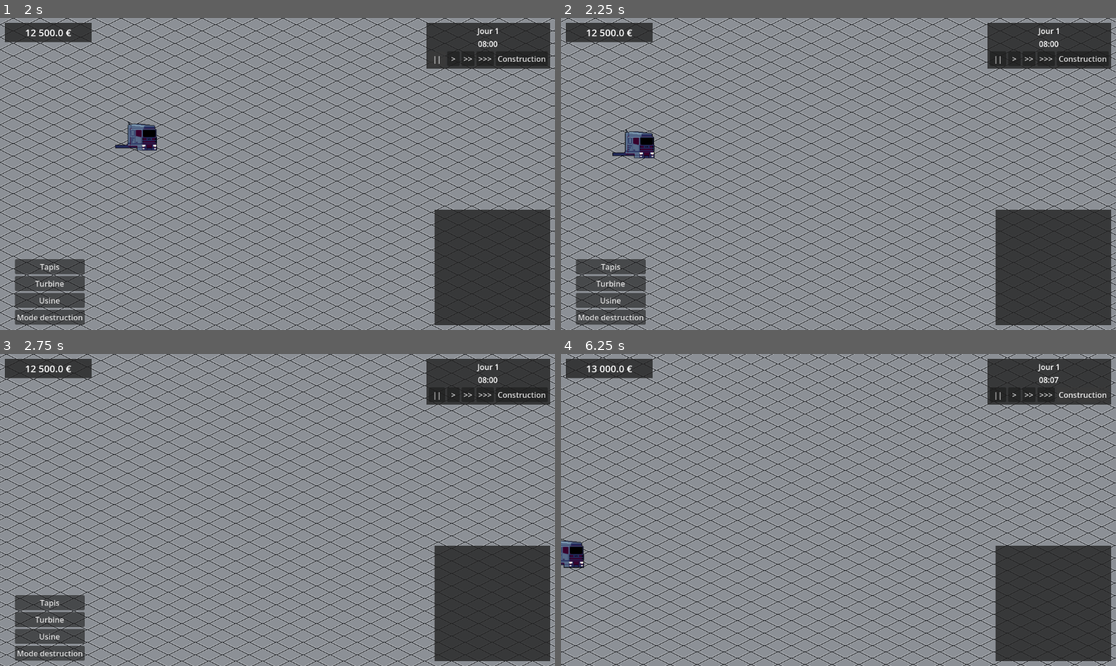
Above: before the commit, frames 1-4 (two rows, left to right).
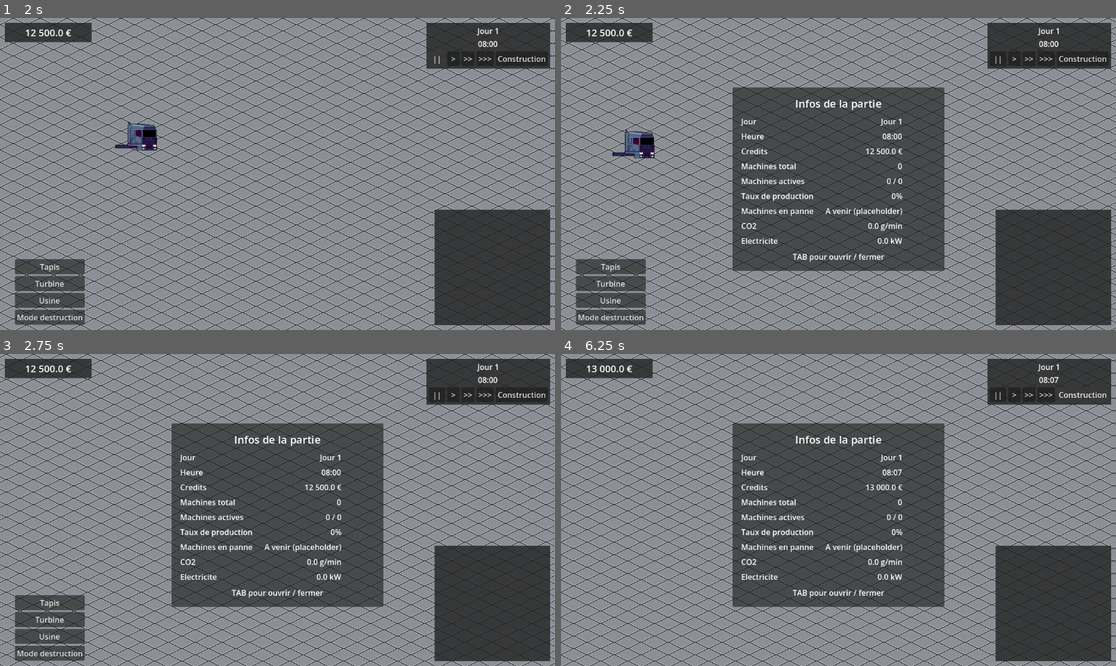
Above: after the commit, the same moments.

Repository: AApoLLoo/Projet
Game: Godot game, scene res://scene/main_menu.tscn
The game is run twice, just before and just after one commit, with the same random seed, the same clock (stepped at 60 frames per second) and the same inputs.
Inputs (mouse positions are in pixels of both pictures, inside the frame that each line leads up to):
- Up to frame 1 (2 s): click "[START NEW GAME]" at 0.5 s; click "||" at 1.25 s
- Up to frame 2 (2.25 s): tap Enter at 2 s; move the mouse to (960, 158) at 2.02 s; hold D from 2.03 s (still down); tap Tab (hud_toggle_session_overview, bound only after the comm… at 2.1 s; click (960, 158) at 2.17 s
- Up to frame 3 (2.75 s): keep holding D
- Up to frame 4 (6.25 s): release D at 2.75 s; drag from (727, 525) to (810, 572) at 2.77 s; click ">" at 3.5 s; click ">>" at 4.25 s; click ">>>" at 5 s; click "Construction" at 5.75 s

Frame 1 is identical in both runs. In frame 2, 21% of the frame differs, in the area x 30-70%, y 22-82%; in frame 3, 21%; in frame 4, 42%, in the area x 0-100%, y 0-100%.

Commit message:
Add session overview panel and HUD toggle
Add a SessionOverviewPanel to the HUD scene with labels for day, time, credits, machines, production rate, failures, CO2 and electricity, plus a hint. Update HUD.gd to wire up onready references, create a toggle action (Tab) and input handler, and implement _toggle_session_overview and _update_session_overview to populate the UI. Add formatting helpers for money, rates and energy, ensure the input action exists at runtime, and refresh the overview on time/day/resources updates. Also hide the panel on ready by default.

Diff:
--- a/scene/hud.tscn
+++ b/scene/hud.tscn
@@ -150,6 +150,137 @@
 offset_bottom = -10.0
 grow_vertical = 0
 
+[node name="SessionOverviewPanel" type="PanelContainer" parent="."]
+unique_name_in_owner = true
+visible = false
+anchors_preset = 8
+anchor_left = 0.5
+anchor_top = 0.5
+anchor_right = 0.5
+anchor_bottom = 0.5
+offset_left = -220.0
+offset_top = -180.0
+offset_right = 220.0
+offset_bottom = 180.0
+
+[node name="MarginContainer" type="MarginContainer" parent="SessionOverviewPanel"]
+layout_mode = 2
+theme_override_constants/margin_left = 18
+theme_override_constants/margin_top = 18
+theme_override_constants/margin_right = 18
+theme_override_constants/margin_bottom = 18
+
+[node name="VBoxContainer" type="VBoxContainer" parent="SessionOverviewPanel/MarginContainer"]
+layout_mode = 2
+theme_override_constants/separation = 10
+
+[node name="TitleLabel" type="Label" parent="SessionOverviewPanel/MarginContainer/VBoxContainer"]
+layout_mode = 2
+theme_override_font_sizes/font_size = 22
+text = "Infos de la partie"
+horizontal_alignment = 1
+
+[node name="InfoGrid" type="GridContainer" parent="SessionOverviewPanel/MarginContainer/VBoxContainer"]
+layout_mode = 2
+columns = 2
+theme_override_constants/h_separation = 24
+theme_override_constants/v_separation = 8
+
+[node name="DayLabel" type="Label" parent="SessionOverviewPanel/MarginContainer/VBoxContainer/InfoGrid"]
+layout_mode = 2
+text = "Jour"
+
+[node name="OverviewDayValue" type="Label" parent="SessionOverviewPanel/MarginContainer/VBoxContainer/InfoGrid"]
+unique_name_in_owner = true
+layout_mode = 2
+text = "Jour 1"
+horizontal_alignment = 2
+
+[node name="TimeLabel" type="Label" parent="SessionOverviewPanel/MarginContainer/VBoxContainer/InfoGrid"]
+layout_mode = 2
+text = "Heure"
+
+[node name="OverviewTimeValue" type="Label" parent="SessionOverviewPanel/MarginContainer/VBoxContainer/InfoGrid"]
+unique_name_in_owner = true
+layout_mode = 2
+text = "08:00"
+horizontal_alignment = 2
+
+[node name="CreditsLabel" type="Label" parent="SessionOverviewPanel/MarginContainer/VBoxContainer/InfoGrid"]
+layout_mode = 2
+text = "Credits"
+
+[node name="OverviewCreditsValue" type="Label" parent="SessionOverviewPanel/MarginContainer/VBoxContainer/InfoGrid"]
+unique_name_in_owner = true
+layout_mode = 2
+text = "0 €"
+horizontal_alignment = 2
+
+[node name="MachinesLabel" type="Label" parent="SessionOverviewPanel/MarginContainer/VBoxContainer/InfoGrid"]
+layout_mode = 2
+text = "Machines total"
+
+[node name="OverviewMachinesValue" type="Label" parent="SessionOverviewPanel/MarginContainer/VBoxContainer/InfoGrid"]
+unique_name_in_owner = true
+layout_mode = 2
+text = "0"
+horizontal_alignment = 2
+
+[node name="ActiveMachinesLabel" type="Label" parent="SessionOverviewPanel/MarginContainer/VBoxContainer/InfoGrid"]
+layout_mode = 2
+text = "Machines actives"
+
+[node name="OverviewActiveMachinesValue" type="Label" parent="SessionOverviewPanel/MarginContainer/VBoxContainer/InfoGrid"]
+unique_name_in_owner = true
+layout_mode = 2
+text = "0 / 0"
+horizontal_alignment = 2
+
+[node name="ProductionRateLabel" type="Label" parent="SessionOverviewPanel/MarginContainer/VBoxContainer/InfoGrid"]
+layout_mode = 2
+text = "Taux de production"
+
+[node name="OverviewProductionRateValue" type="Label" parent="SessionOverviewPanel/MarginContainer/VBoxContainer/InfoGrid"]
+unique_name_in_owner = true
+layout_mode = 2
+text = "0%"
+horizontal_alignment = 2
+
+[node name="FailuresLabel" type="Label" parent="SessionOverviewPanel/MarginContainer/VBoxContainer/InfoGrid"]
+layout_mode = 2
+text = "Machines en panne"
+
+[node name="OverviewFailuresValue" type="Label" parent="SessionOverviewPanel/MarginContainer/VBoxContainer/InfoGrid"]
+unique_name_in_owner = true
+layout_mode = 2
+text = "A venir (placeholder)"
+horizontal_alignment = 2
+
+[node name="CO2Label" type="Label" parent="SessionOverviewPanel/MarginContainer/VBoxContainer/InfoGrid"]
+layout_mode = 2
+text = "CO2"
+
+[node name="OverviewCO2Value" type="Label" parent="SessionOverviewPanel/MarginContainer/VBoxContainer/InfoGrid"]
+unique_name_in_owner = true
+layout_mode = 2
+text = "0.0 g/min"
+horizontal_alignment = 2
+
+[node name="ElectricityLabel" type="Label" parent="SessionOverviewPanel/MarginContainer/VBoxContainer/InfoGrid"]
+layout_mode = 2
+text = "Electricite"
+
+[node name="OverviewElectricityValue" type="Label" parent="SessionOverviewPanel/MarginContainer/VBoxContainer/InfoGrid"]
+unique_name_in_owner = true
+layout_mode = 2
+text = "0.0 kW"
+horizontal_alignment = 2
+
+[node name="HintLabel" type="Label" parent="SessionOverviewPanel/MarginContainer/VBoxContainer"]
+layout_mode = 2
+text = "TAB pour ouvrir / fermer"
+horizontal_alignment = 1
+
 [node name="BtnBuildBelt" type="Button" parent="BuildMenuContainer" unique_id=559379114]
 unique_name_in_owner = true
 layout_mode = 2
--- a/script/HUD.gd
+++ b/script/HUD.gd
@@ -1,8 +1,21 @@
 extends CanvasLayer
+
+const ACTION_TOGGLE_SESSION_OVERVIEW: StringName = &"hud_toggle_session_overview"
 
 @onready var day_label: Label = %DayLabel
 @onready var time_label: Label = %TimeLabel
 @onready var money_label: Label = %MoneyLabel
+
+@onready var session_overview_panel: PanelContainer = %SessionOverviewPanel
+@onready var overview_day_value: Label = %OverviewDayValue
+@onready var overview_time_value: Label = %OverviewTimeValue
+@onready var overview_credits_value: Label = %OverviewCreditsValue
+@onready var overview_machines_value: Label = %OverviewMachinesValue
+@onready var overview_active_machines_value: Label = %OverviewActiveMachinesValue
+@onready var overview_production_rate_value: Label = %OverviewProductionRateValue
+@onready var overview_failures_value: Label = %OverviewFailuresValue
+@onready var overview_co2_value: Label = %OverviewCO2Value
+@onready var overview_electricity_value: Label = %OverviewElectricityValue
 
 @onready var btn_pause: Button = %BtnPause
 @onready var btn_x1: Button = %BtnX1
@@ -88,6 +101,10 @@
 var _entity_panel: PanelContainer = null
 
 func _ready() -> void:
+	_ensure_input_actions()
+	if session_overview_panel:
+		session_overview_panel.hide()
+
 	# On s'assure que le menu est caché au démarrage
 	menu_belt.hide()
 
@@ -152,6 +169,7 @@
 	var hour: int = int(TimeManager.current_time)
 	var minute: int = int((TimeManager.current_time - hour) * 60)
 	_update_time_display(hour, minute)
+	_update_session_overview()
 
 	# --- GESTION DU MENU DE CONSTRUCTION ---
 	# 1. Cliquer sur "Construction" affiche ou masque le conteneur
@@ -231,6 +249,13 @@
 			)
 		if building_manager:
 			destroy_button.set_pressed(building_manager.is_destroying)
+
+func _input(event: InputEvent) -> void:
+	if event is InputEventKey:
+		var key_event: InputEventKey = event
+		if key_event.pressed and not key_event.echo and key_event.is_action_pressed(ACTION_TOGGLE_SESSION_OVERVIEW):
+			_toggle_session_overview()
+			get_viewport().set_input_as_handled()
 
 # --- NOUVELLE FONCTION ---
 func _start_building_process(building_type: String) -> void:
@@ -261,9 +286,11 @@
 
 func _on_time_changed(hour: int, minute: int) -> void:
 	_update_time_display(hour, minute)
+	_update_session_overview()
 
 func _on_day_changed(day: int) -> void:
 	_update_day_display(day)
+	_update_session_overview()
 
 func _update_time_display(hour: int, minute: int) -> void:
 	# Formatage avec des zéros (ex: 08:05)
@@ -274,28 +301,113 @@
 
 func _on_resources_updated() -> void:
 	_update_money_display()
+	_update_session_overview()
 
 func _update_money_display() -> void:
 	if money_label and GameManager:
-		var formatted_money: String = String.num(GameManager.credits, 2)
-		if formatted_money.ends_with(".00"):
-			formatted_money = formatted_money.trim_suffix(".00")
-
-		# Ajouter des espaces pour les milliers (séparateur de milliers simple)
-		var parts: PackedStringArray = formatted_money.split(".")
-		var int_part: String = parts[0]
-		var result: String = ""
-		var count: int = 0
-		for i in range(int_part.length() - 1, -1, -1):
-			if count > 0 and count % 3 == 0:
-				result = " " + result
-			result = int_part[i] + result
-			count += 1
-
-		if parts.size() > 1:
-			result += "." + parts[1]
-
-		money_label.text = result + " €"
+		money_label.text = _format_money_value(GameManager.credits)
+
+func _toggle_session_overview() -> void:
+	if session_overview_panel == null:
+		return
+
+	if not session_overview_panel.visible:
+		_update_session_overview()
+
+	session_overview_panel.visible = not session_overview_panel.visible
+
+func _update_session_overview() -> void:
+	if session_overview_panel == null:
+		return
+
+	overview_day_value.text = "Jour %d" % TimeManager.current_day
+	var hour: int = int(TimeManager.current_time)
+	var minute: int = int((TimeManager.current_time - hour) * 60)
+	overview_time_value.text = "%02d:%02d" % [hour, minute]
+
+	if GameManager:
+		overview_credits_value.text = _format_money_value(GameManager.credits)
+		overview_co2_value.text = _format_rate_value(GameManager.co2_emissions, "g/min")
+		overview_electricity_value.text = _format_energy_value(GameManager.energy_usage)
+	else:
+		overview_credits_value.text = "N/A"
+		overview_co2_value.text = "Placeholder"
+		overview_electricity_value.text = "Placeholder"
+
+	var machine_count: int = 0
+	var active_machine_count: int = 0
+	var production_rate_total: float = 0.0
+	if EntityManager:
+		for entity_variant in EntityManager.entities.values():
+			var entity: Entity = entity_variant as Entity
+			if entity == null or not is_instance_valid(entity):
+				continue
+			machine_count += 1
+			if entity.is_active:
+				active_machine_count += 1
+			production_rate_total += entity.production_rate
+
+	overview_machines_value.text = str(machine_count)
+	overview_active_machines_value.text = "%d / %d" % [active_machine_count, machine_count]
+	if machine_count > 0:
+		overview_production_rate_value.text = "%.0f%%" % [production_rate_total / float(machine_count) * 100.0]
+	else:
+		overview_production_rate_value.text = "0%"
+	overview_failures_value.text = "A venir (placeholder)"
+
+func _format_money_value(amount: float) -> String:
+	var formatted_money: String = String.num(amount, 2)
+	if formatted_money.ends_with(".00"):
+		formatted_money = formatted_money.trim_suffix(".00")
+
+	var parts: PackedStringArray = formatted_money.split(".")
+	var int_part: String = parts[0]
+	var result: String = ""
+	var count: int = 0
+	for i in range(int_part.length() - 1, -1, -1):
+		if count > 0 and count % 3 == 0:
+			result = " " + result
+		result = int_part[i] + result
+		count += 1
+
+	if parts.size() > 1:
+		result += "." + parts[1]
+
+	return result + " €"
+
+func _format_rate_value(value: float, unit: String) -> String:
+	return "%s %s" % [String.num(value, 1), unit]
+
+func _format_energy_value(value: float) -> String:
+	if is_zero_approx(value):
+		return "0.0 kW"
+	if value < 0.0:
+		return "%s kW production" % String.num(absf(value), 1)
+	return "%s kW consommation" % String.num(value, 1)
+
+func _ensure_input_actions() -> void:
+	_ensure_action_with_keys(ACTION_TOGGLE_SESSION_OVERVIEW, [KEY_TAB])
+
+func _ensure_action_with_keys(action_name: StringName, keycodes: Array[int]) -> void:
+	if not InputMap.has_action(action_name):
+		InputMap.add_action(action_name)
+
+	var existing_events: Array[InputEvent] = InputMap.action_get_events(action_name)
+	for keycode in keycodes:
+		if _has_physical_key(existing_events, keycode):
+			continue
+		var input_event: InputEventKey = InputEventKey.new()
+		input_event.physical_keycode = keycode
+		InputMap.action_add_event(action_name, input_event)
+
+func _has_physical_key(events: Array[InputEvent], keycode: int) -> bool:
+	for input_event in events:
+		if input_event is InputEventKey:
+			var key_event: InputEventKey = input_event
+			if key_event.physical_keycode == keycode:
+				return true
+	return false
+
 # --- NOUVELLE FONCTION POUR LE SOUS-MENU DES TAPIS ---
 func _on_menu_belt_pressed() -> void:
 	# Si le menu des tapis est visible, on le cache. Sinon, on l'affiche.
